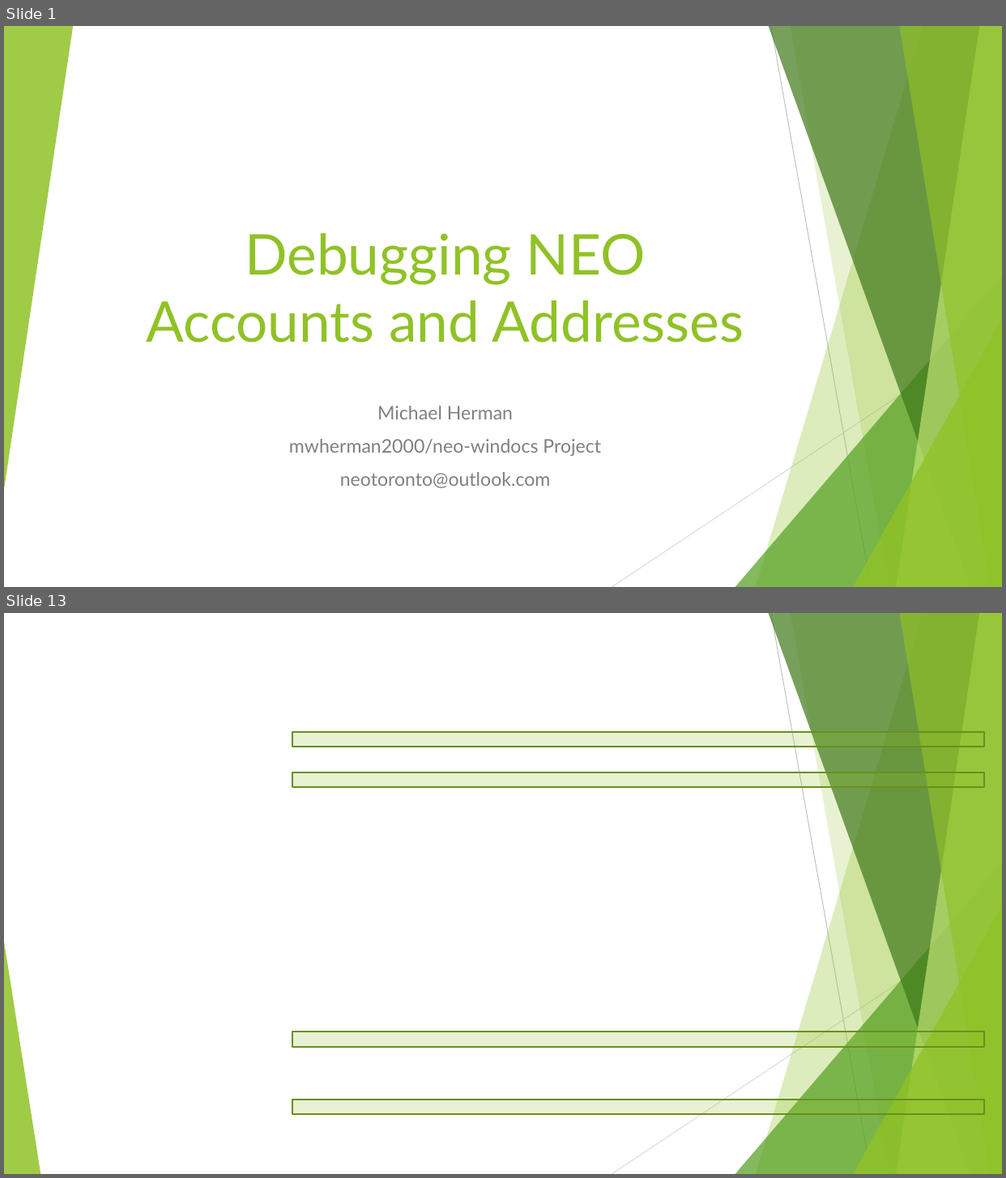
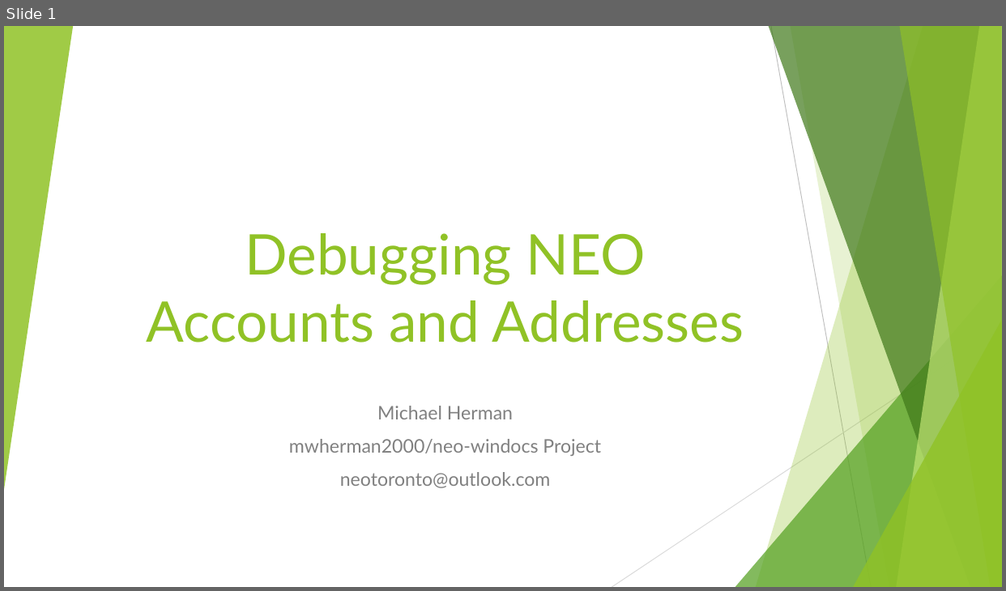
Before and after one commit to mwherman2000/neo-windocs, a slide deck: windocs/windocs-presentations/Debugging NEO Accounts and Addresses-20180216 v0.1.pptx. Shown one above the other, each under a label of ours: slides 1 and 13 before the commit, slide 1 after it; the slides between them are not shown. The pictures are 1006x1178 and 1006x591 pixels, drawn with LibreOffice and Linux fonts; fonts in the diff are those of the drawing; background and template pictures are left out. Boxes give left, top, right and bottom in pixels: in the first picture for what was removed or moved away, otherwise in the second. Text is boxed around its words. In the diff, an @@ line names an element or a change of style, - is before the commit and + after.

```diff
--- a/windocs/windocs-presentations/Debugging NEO Accounts and Addresses-20180216 v0.1.pptx
+++ b/windocs/windocs-presentations/Debugging NEO Accounts and Addresses-20180216 v0.1.pptx
@@ slide 13 removed at (x1=4, y1=613, x2=1002, y2=1174), background picture (left out); not listed: 9 template elements that a slide beside it also shows @@
@@ rectangle removed at (x1=292, y1=732, x2=985, y2=747) @@
@@ rectangle removed at (x1=292, y1=773, x2=985, y2=787) @@
@@ triangle removed at (x1=4, y1=942, x2=40, y2=1174) @@
@@ rectangle removed at (x1=292, y1=1033, x2=985, y2=1047) @@
@@ rectangle removed at (x1=292, y1=1100, x2=985, y2=1114) @@
```
Also in this commit, not shown: 9 slides changed, 8 slides added, 7 other slides removed, 1 other file.
